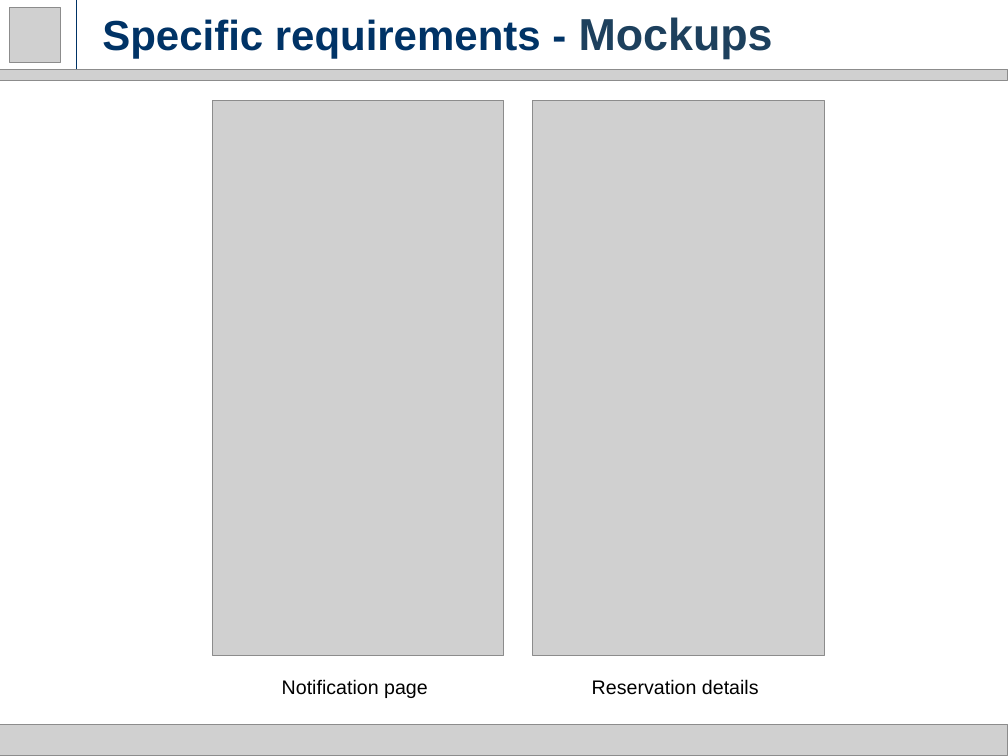
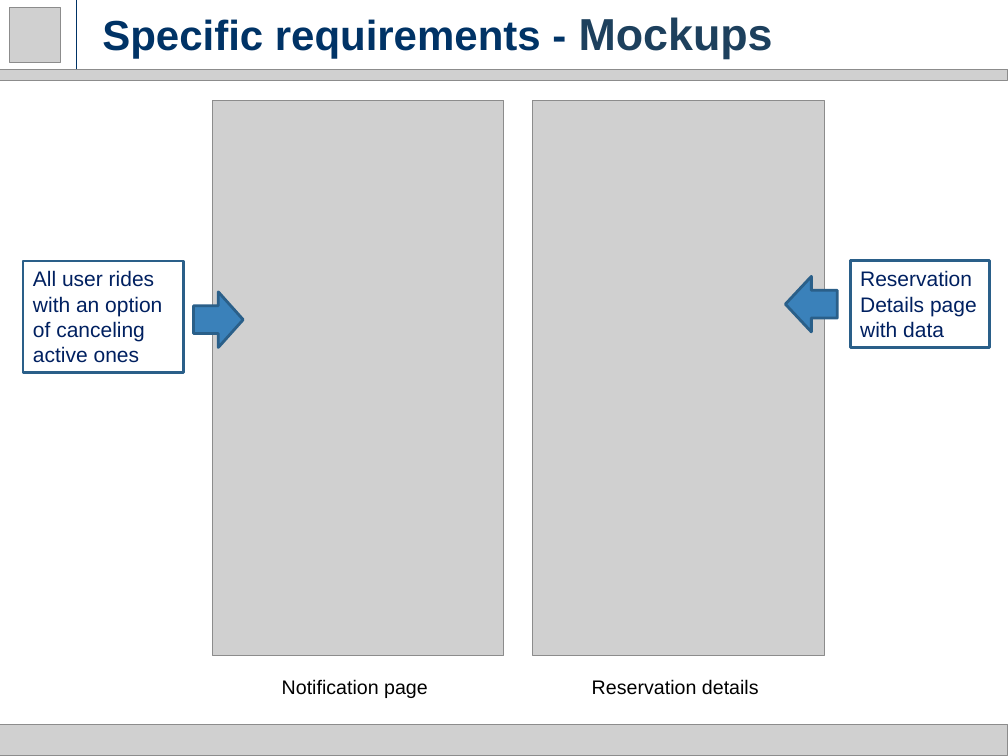
Before and after one commit to milica13629/SW2015, a slide deck: slide 12 of RASD.pptx. Drawn at 1008x756 pixels with LibreOffice and Linux fonts; fonts in the diff are those of the drawing; grey boxes stand for pictures. Boxes give left, top, right and bottom in pixels: in the first picture for what was removed or moved away, otherwise in the second. Text is boxed around its words. In the diff, an @@ line names an element or a change of style, - is before the commit and + after.

```diff
--- a/RASD.pptx
+++ b/RASD.pptx
@@ rectangle added at bbox=[23, 261, 183, 373], outline #2B5F8A 2 pt, 15 pt, text #002060 @@
+All user rides with an option of canceling active ones
@@ rectangle added at bbox=[850, 261, 989, 348], outline #2B5F8A 2 pt, 15 pt, text #002060 @@
+Reservation Details page with data
@@ down arrow added at bbox=[194, 291, 243, 347], fill #3A81BA, outline #2B5F8A 2 pt @@
@@ down arrow added at bbox=[785, 277, 837, 332], fill #3A81BA, outline #2B5F8A 2 pt @@
```
Also in this commit, not shown: 19 other slides changed, 2 slides added.
